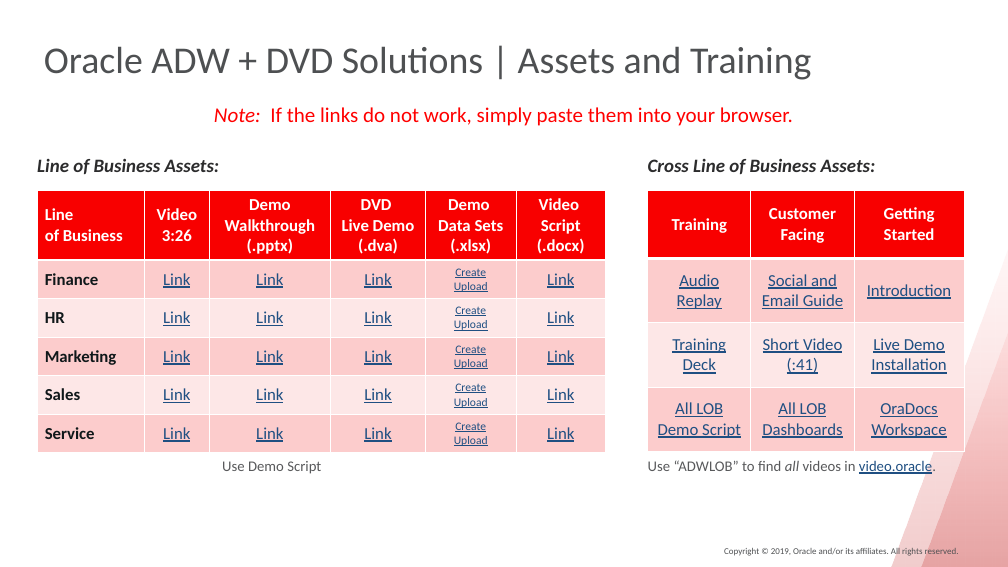
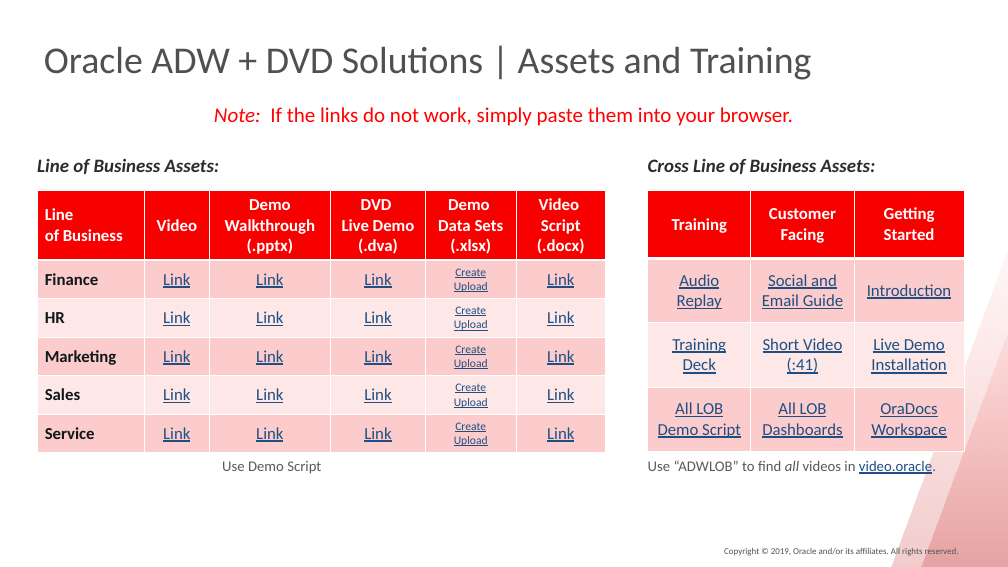
Before and after one commit to adilogin15/IMasset, a slide deck: slide 1 of assets/screens/newdesign/ADW+DVD for ALL LOBs - Introduction.pptx. Drawn at 1008x567 pixels with LibreOffice and Linux fonts; fonts in the diff are those of the drawing; background and template pictures are left out. Boxes give left, top, right and bottom in pixels: in the first picture for what was removed or moved away, otherwise in the second. Text is boxed around its words. In the diff, an @@ line names an element or a change of style, - is before the commit and + after.

Commit message:
IM Asset UI changes

```diff
--- a/assets/screens/newdesign/ADW+DVD for ALL LOBs - Introduction.pptx
+++ b/assets/screens/newdesign/ADW+DVD for ALL LOBs - Introduction.pptx
@@ table at (37,191,605,452) @@
-row 1, column 2: Video / 3:26
+row 1, column 2: Video
```
Also in this commit, not shown: 11 other files.
